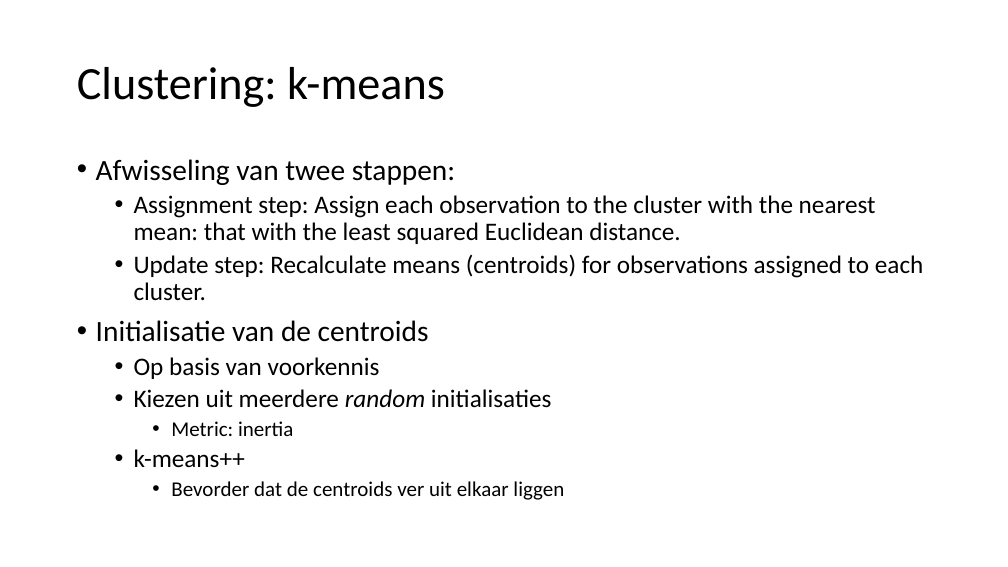
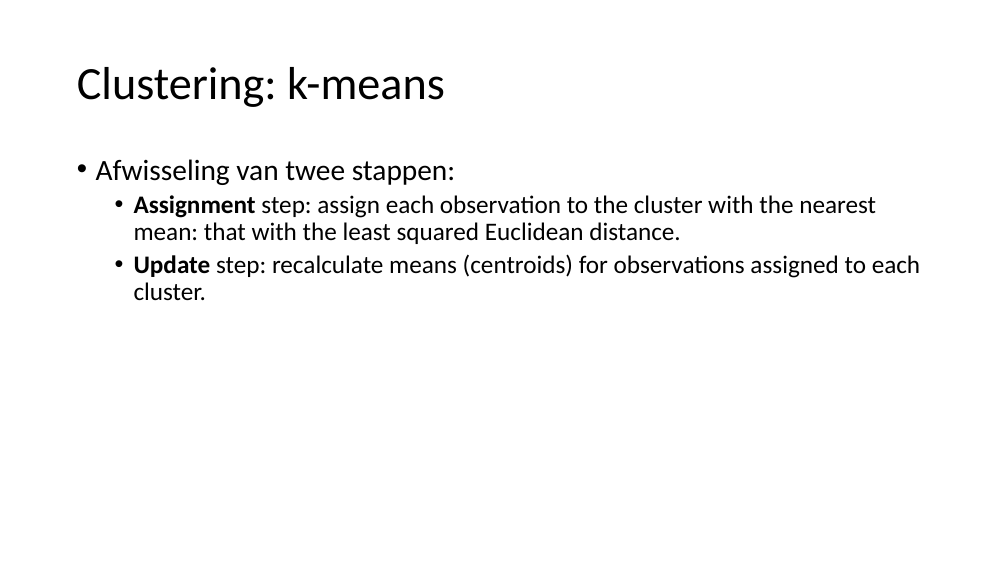
Before and after one commit to hanze-hbo-ict/Machine-Learning, a slide deck: slide 37 of Keynote/6.andere-modellen.pptx (slide 7 before the commit). Drawn at 1008x567 pixels with LibreOffice and Linux fonts; fonts in the diff are those of the drawing. Boxes give left, top, right and bottom in pixels: in the first picture for what was removed or moved away, otherwise in the second. Text is boxed around its words. In the diff, an @@ line names an element or a change of style, - is before the commit and + after.

```diff
--- a/Keynote/6.andere-modellen.pptx
+++ b/Keynote/6.andere-modellen.pptx
@@ text at (134, 195, 920, 301): text changed @@
-  • Assignment step: Assign each observation to the cluster with the nearest mean: that with the least squared Euclidean distance.
-  • Update step: Recalculate means (centroids) for observations assigned to each cluster.
-• Initialisatie van de centroids
-  • Op basis van voorkennis
-  • Kiezen uit meerdere random initialisaties
-    • Metric: inertia
-  • k-means++
-    • Bevorder dat de centroids ver uit elkaar liggen
+  • Assignment step: assign each observation to the cluster with the nearest mean: that with the least squared Euclidean distance.
+  • Update step: recalculate means (centroids) for observations assigned to each cluster.
```
Also in this commit, not shown: 7 other slides changed, 37 slides added, 2 slides removed, 4 other files.
